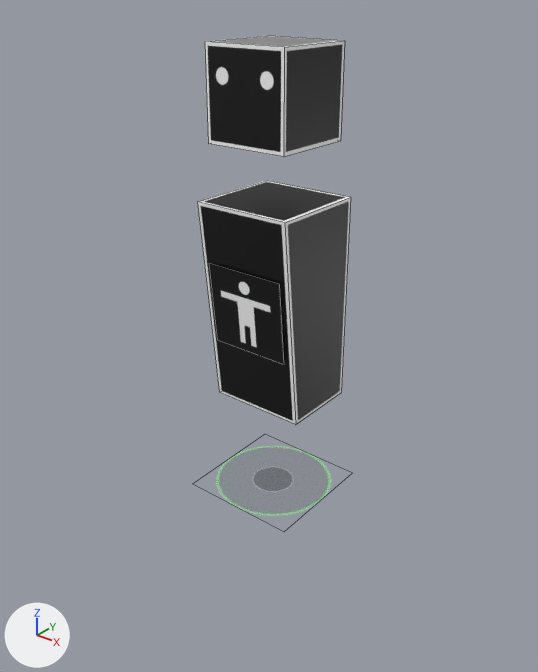
One commit to the Blender file media/npc/human-0.blend: the scene before it, then after it.
Before and after are seen from a camera (50 mm lens) standing at (1.39, -1.77, 1.66) and looking at (-0.03, 0.01, 0.56). Arrows for +X, +Y and +Z are at lower left; the lights stay in place. Mesh edges are drawn as thin lines.

Names of what the first picture shows: 'human-0-mesh'.
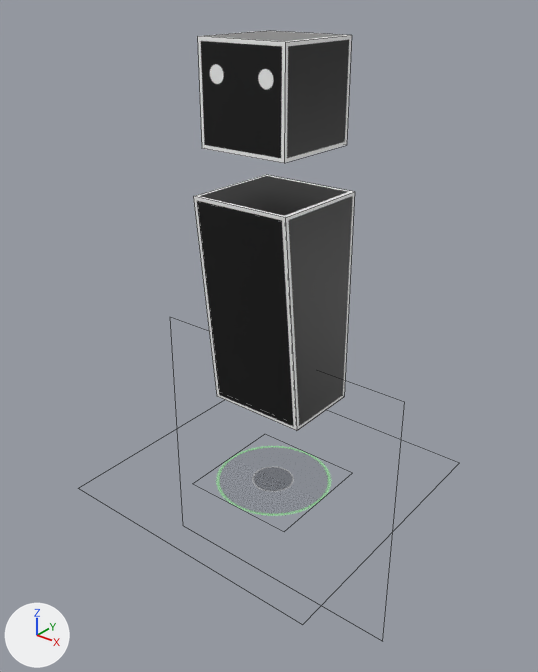
Pixel boxes (x1, y1, x2, y2) of what changed, in the pictures (538 x 672 px):
'human-0-mesh', reshaped
    before: (197, 36, 351, 515)
    after: (193, 30, 355, 515)
part 1 of me_cube_003, built on
    before: (209, 264, 284, 365)
    after: (193, 30, 355, 430)

Patch to the scene script:
```diff
--- a/media/npc/human-0.blend.py
+++ b/media/npc/human-0.blend.py
@@ me_cube_003 @@
 # used by ob_human_0_mesh; location = (0.0, 0.0, 0.0)
-me_cube_003.from_pydata(...)  # 24 vertices, 14 faces; spans x -0.21..0.21, y -0.21..0.21, z -0.01..1.49
+me_cube_003.from_pydata(...)  # 44 vertices, 26 faces; spans x -0.5..0.5, y -0.5..0.5, z -0.5..1.5
+# me_cube_003 part 1
+# 2 vertices are removed from x -0.14..0.14, y -0.13, z 0.56
+# 1 face is deleted
+# 2 vertices move from x -0.14..0.14, y -0.16, z 0.84 to x -0.15..0.15, y -0.15, z 1.2
+# 22 vertices are added at x -0.5..0.5, y -0.5..0.5, z -0.5..1.5
+# 13 new faces join them
 me_cube_003.materials.append(mat_human_0_material)
```
